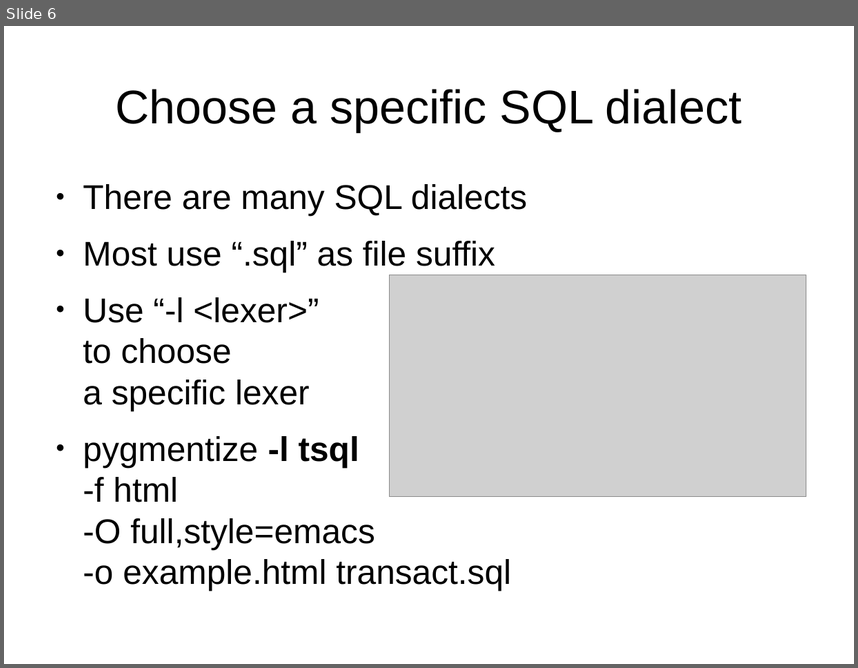
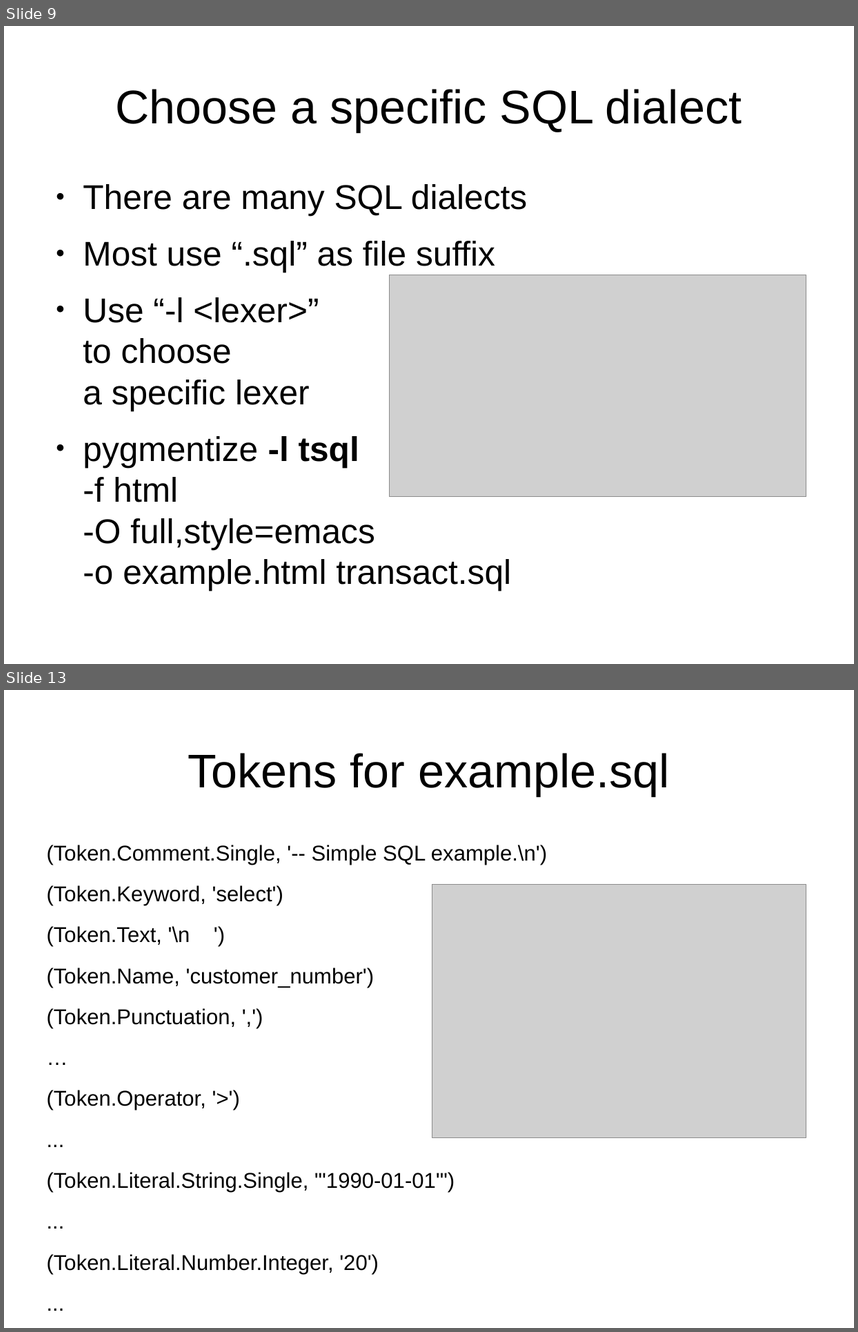
Before and after one commit to roskakori/talks, a slide deck: pygraz/pygments/Introduction to Pygments.odp. Shown one above the other, each under a label of ours: slide 6 before the commit, slides 9 and 13 after it; the slides between them are not shown. The pictures are 858x668 and 858x1332 pixels, drawn with LibreOffice and Linux fonts; fonts in the diff are those of the drawing; grey boxes stand for pictures. Boxes give left, top, right and bottom in pixels: in the first picture for what was removed or moved away, otherwise in the second. Text is boxed around its words. In the diff, an @@ line names an element or a change of style, - is before the commit and + after.

Commit message:
* Added slides for remaining topics. * Added example code.

```diff
--- a/pygraz/pygments/Introduction to Pygments.odp
+++ b/pygraz/pygments/Introduction to Pygments.odp
@@ slide 13 added at (4,690,854,1328), background #FFFFFF @@
@@ title added at (188,753,669,796), 44 pt, text #000000 @@
+Tokens for example.sql
@@ text added at (47,845,547,1274), 20 pt, text #000000 @@
+(Token.Comment.Single, '-- Simple SQL example.\n')
+(Token.Keyword, 'select')
+(Token.Text, '\n ')
+(Token.Name, 'customer_number')
+(Token.Punctuation, ',')
+…
+(Token.Operator, '>')
+...
+(Token.Literal.String.Single, "'1990-01-01'")
+...
+(Token.Literal.Number.Integer, '20')
+...
@@ picture added at (432,885,806,1137) @@
@@ what was slide 6 is now slide 9 @@
```
Also in this commit, not shown: 17 other slides added, 3 other files.
